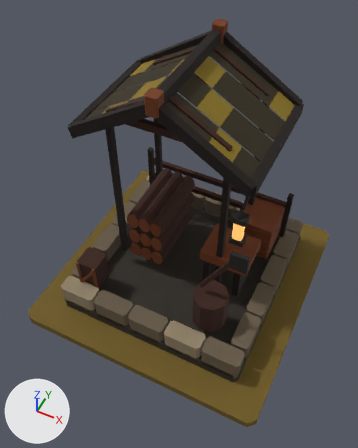
One commit to the glTF model art/lumber_t6/lumber_t6.glb: the scene before it, then after it.
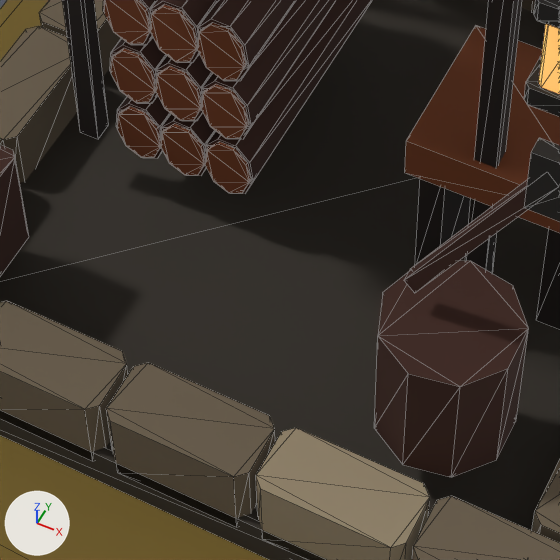
There are two pictures of each version: one whole from a 50 mm camera at (0.709, -1.534, 2.34) aimed at (0.002, -0.119, 0.572), one close up on the part from 29% to 66% of the width and 49% to 79% of the height. Every picture has the same lights, and +X, +Y and +Z are marked at lower left. The last two pictures show the newer version. The close-ups show mesh edges as thin lines.

The first close-up shows 'MMR | lumber | T06 Architecture.001', 'MMR | lumber | Tier 06 Ground.001'.
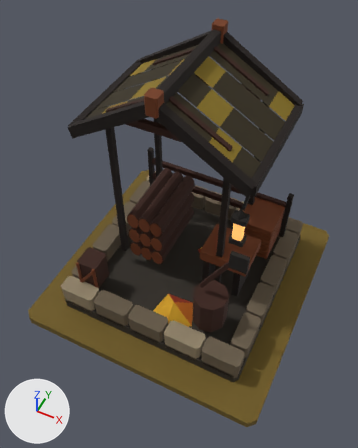
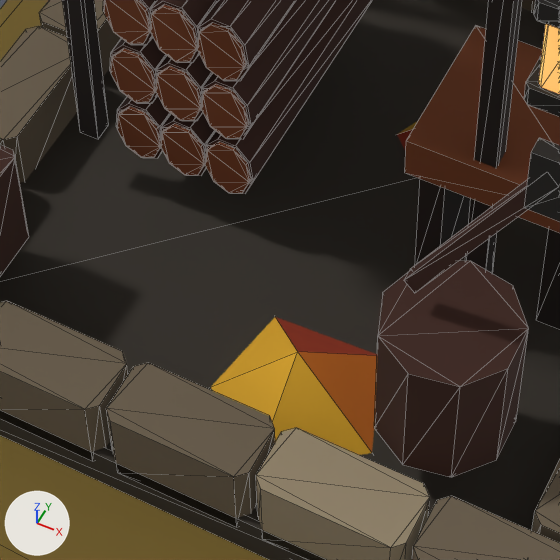
Pixel boxes [x1, y1, x2, y2] of what changed, in the close-ups (560 x 560 px):
'MMR | lumber | T06 Autumn Dressing.001', added (orange): after [211, 121, 420, 455]

Edits to the bpy script that builds the scene:
```text
Add me_mmr___lumber___t06_autumn_dressing_001:
    me_mmr___lumber___t06_autumn_dressing_001.from_pydata(...)  # 12 vertices, 10 faces; spans x -0.037..0.225, y -0.44..0.249, z 0.062..0.163
    me_mmr___lumber___t06_autumn_dressing_001.materials.append(mat_mmr___shared_palette_atlas)  # picture img_mmr_shared_color_palette_64
Add ob_mmr___lumber___t06_autumn_dressing_001:
    ob_mmr___lumber___t06_autumn_dressing_001 = bpy.data.objects.new('MMR | lumber | T06 Autumn Dressing.001', me_mmr___lumber___t06_autumn_dressing_001)
    ob_mmr___lumber___t06_autumn_dressing_001.location = (0.0, 0.0, 0.05)
```
